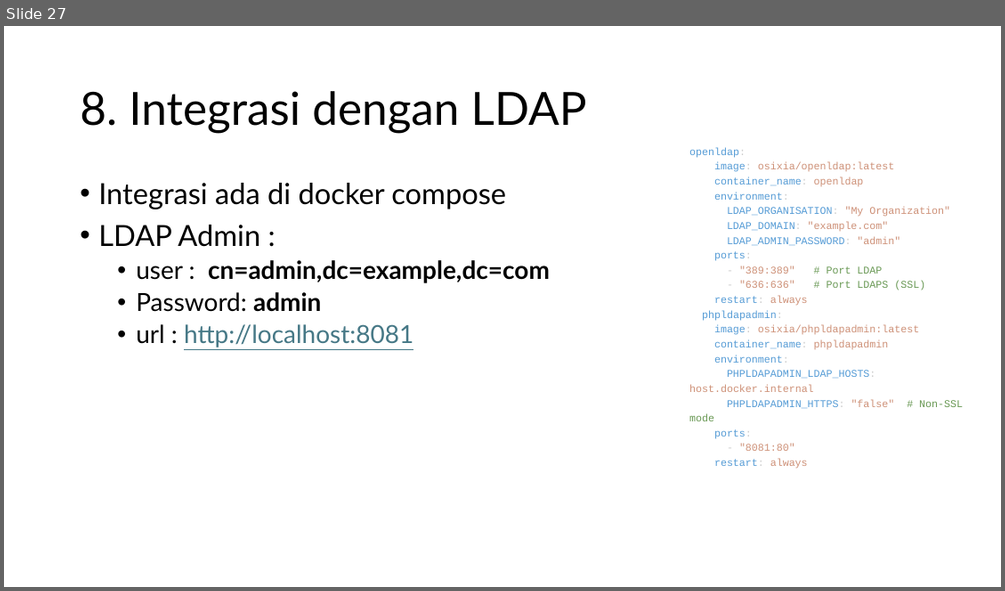
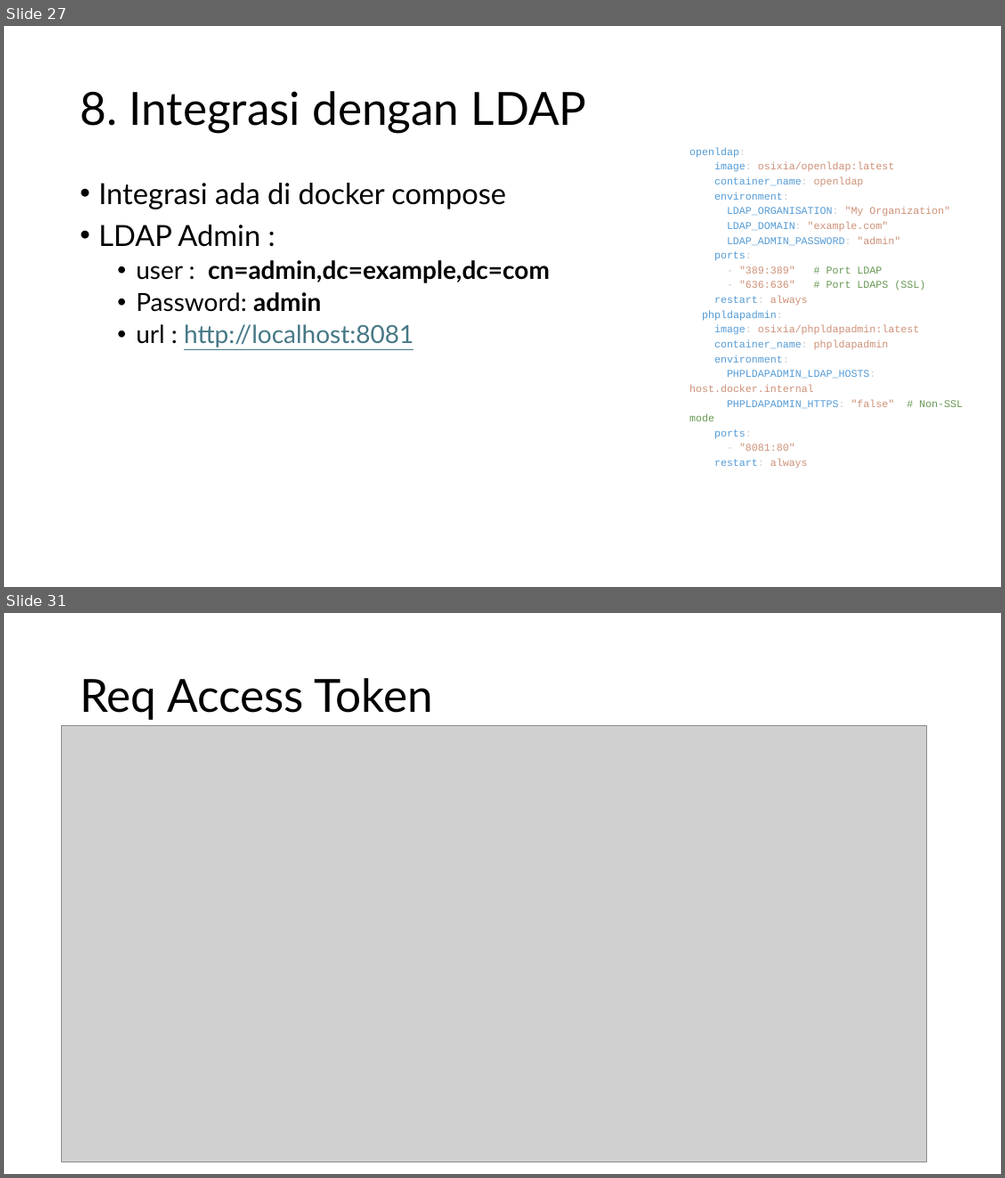
Before and after one commit to koharudin/sso-brin-compose, a slide deck: docs/sso.pptx. Shown one above the other, each under a label of ours: slide 27 before the commit, slides 27 and 31 after it; the slides between them are not shown. The pictures are 1005x591 and 1005x1178 pixels, drawn with LibreOffice and Linux fonts; fonts in the diff are those of the drawing; grey boxes stand for pictures. Boxes give left, top, right and bottom in pixels: in the first picture for what was removed or moved away, otherwise in the second. Text is boxed around its words. In the diff, an @@ line names an element or a change of style, - is before the commit and + after.

```diff
--- a/docs/sso.pptx
+++ b/docs/sso.pptx
@@ slide 31 added at box(4, 613, 1001, 1174), background #FFFFFF @@
@@ title added at box(80, 678, 433, 720), 44 pt, text #000000 @@
+Req Access Token
@@ picture added at box(62, 726, 928, 1162) @@
```
Also in this commit, not shown: 15 other slides added.
